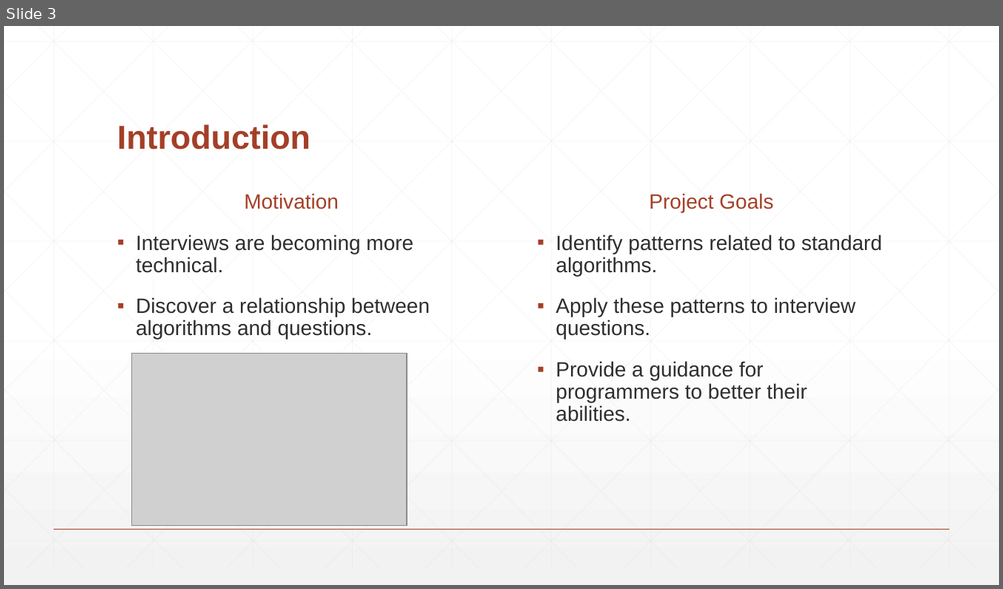
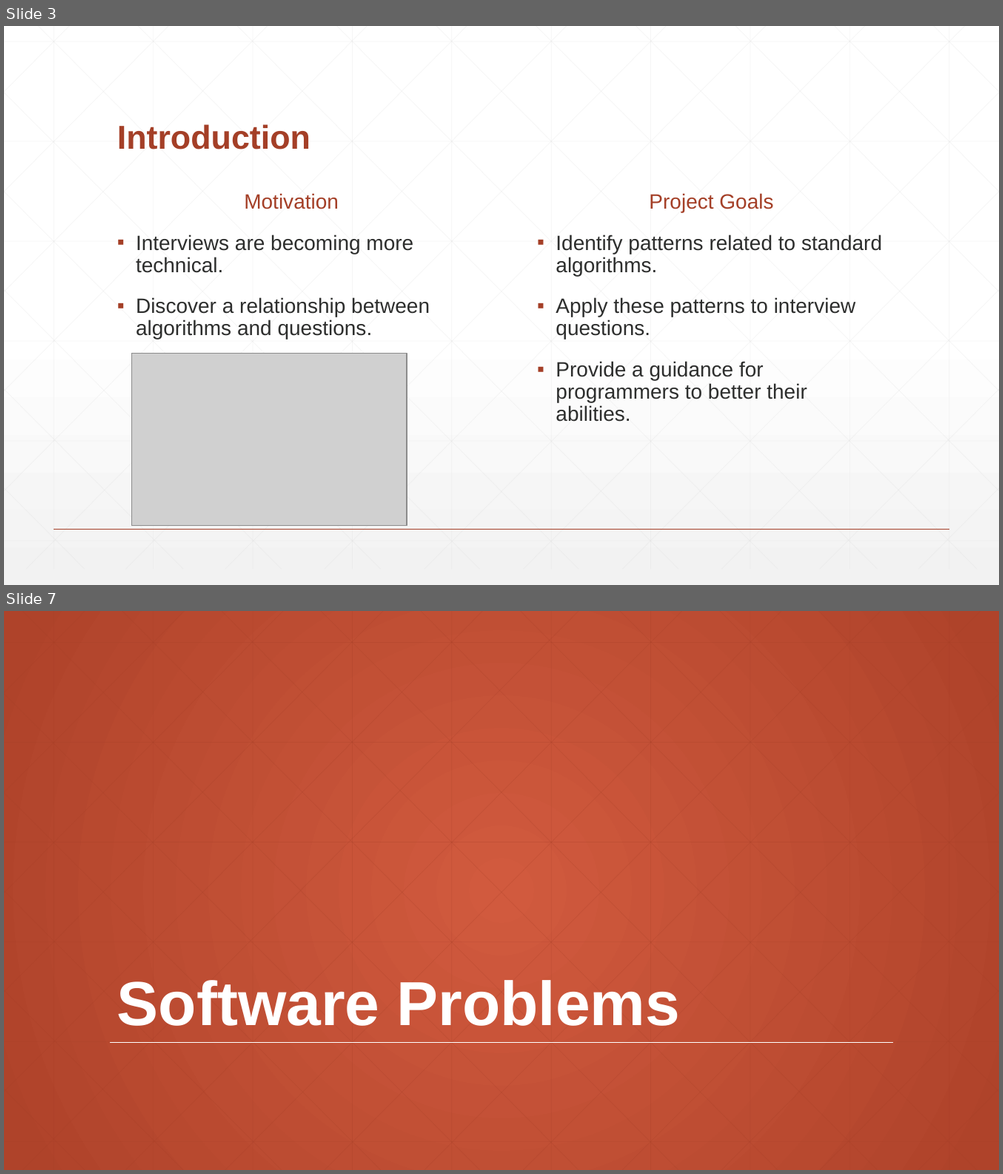
Before and after one commit to Demostroyer/interview-project, a slide deck: presentation/New Thesis Presentation.pptx. Shown one above the other, each under a label of ours: slide 3 before the commit, slides 3 and 7 after it; the slides between them are not shown. The pictures are 1003x589 and 1003x1174 pixels, drawn with LibreOffice and Linux fonts; fonts in the diff are those of the drawing; grey boxes stand for pictures. Boxes give left, top, right and bottom in pixels: in the first picture for what was removed or moved away, otherwise in the second. Text is boxed around its words. In the diff, an @@ line names an element or a change of style, - is before the commit and + after.

```diff
--- a/presentation/New Thesis Presentation.pptx
+++ b/presentation/New Thesis Presentation.pptx
@@ slide 7 added at (4, 611, 999, 1170), background gradient #D15A3E to #AF432A @@
@@ title added at (117, 980, 680, 1026), 60 pt, text #FFFFFF, bold @@
+Software Problems
@@ line added from (110, 1043) to (893, 1043), #FFFFFF 1 pt @@
@@ group added at (4, 611, 999, 1170): 46 lines @@
```
Also in this commit, not shown: 5 slides changed, 3 other slides added, 5 slides removed.
